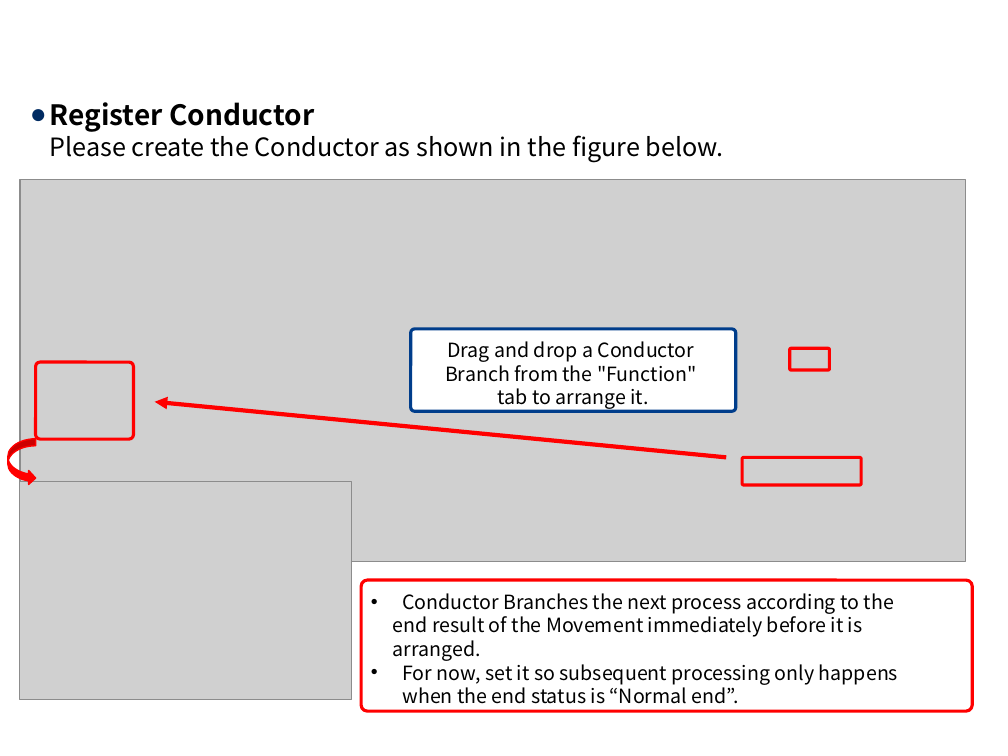
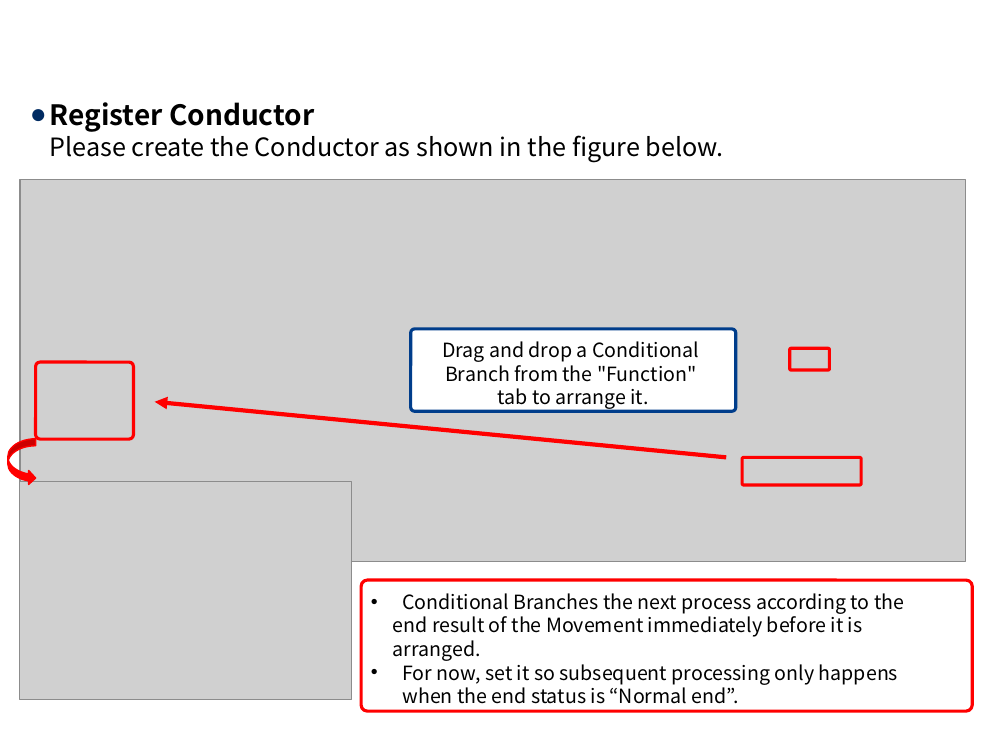
Before and after one commit to exastro-suite/it-automation-docs, a slide deck: slide 25 of asset/Learn/ITA-Conductor_practice_en.pptx. Drawn at 1008x756 pixels with LibreOffice and Linux fonts; fonts in the diff are those of the drawing; grey boxes stand for pictures; background and template pictures are left out. Boxes give left, top, right and bottom in pixels: in the first picture for what was removed or moved away, otherwise in the second. Text is boxed around its words. In the diff, an @@ line names an element or a change of style, - is before the commit and + after.

```diff
--- a/asset/Learn/ITA-Conductor_practice_en.pptx
+++ b/asset/Learn/ITA-Conductor_practice_en.pptx
@@ text in rounded rectangle at <box>442,341,699,362</box>: text changed @@
-Drag and drop a Conductor
+Drag and drop a Conditional
@@ text in rounded rectangle at <box>402,593,904,614</box>: text changed @@
-• Conductor Branches the next process according to the
+• Conditional Branches the next process according to the
```
Also in this commit, not shown: 3 other slides changed, 12 other files.
